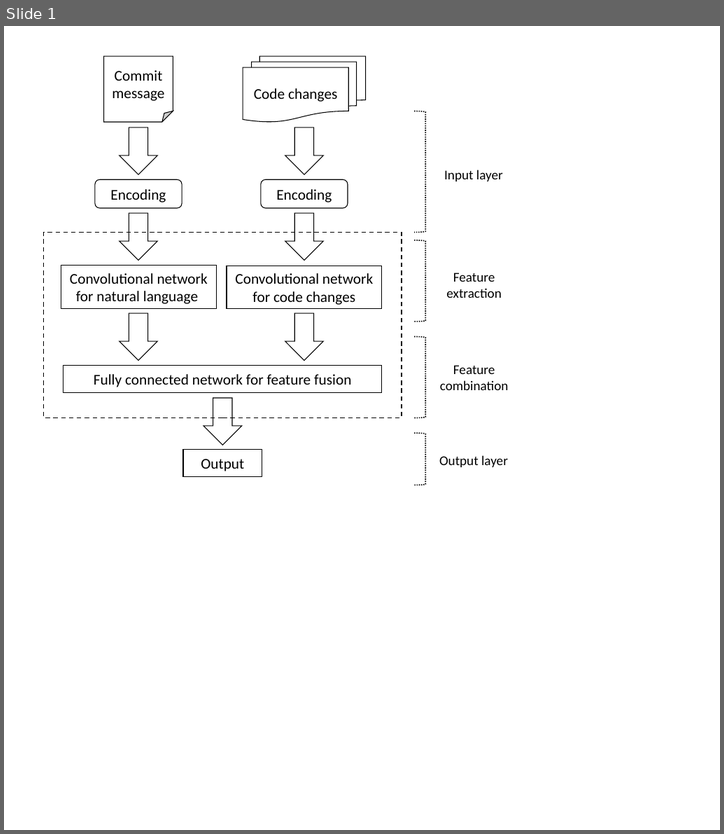
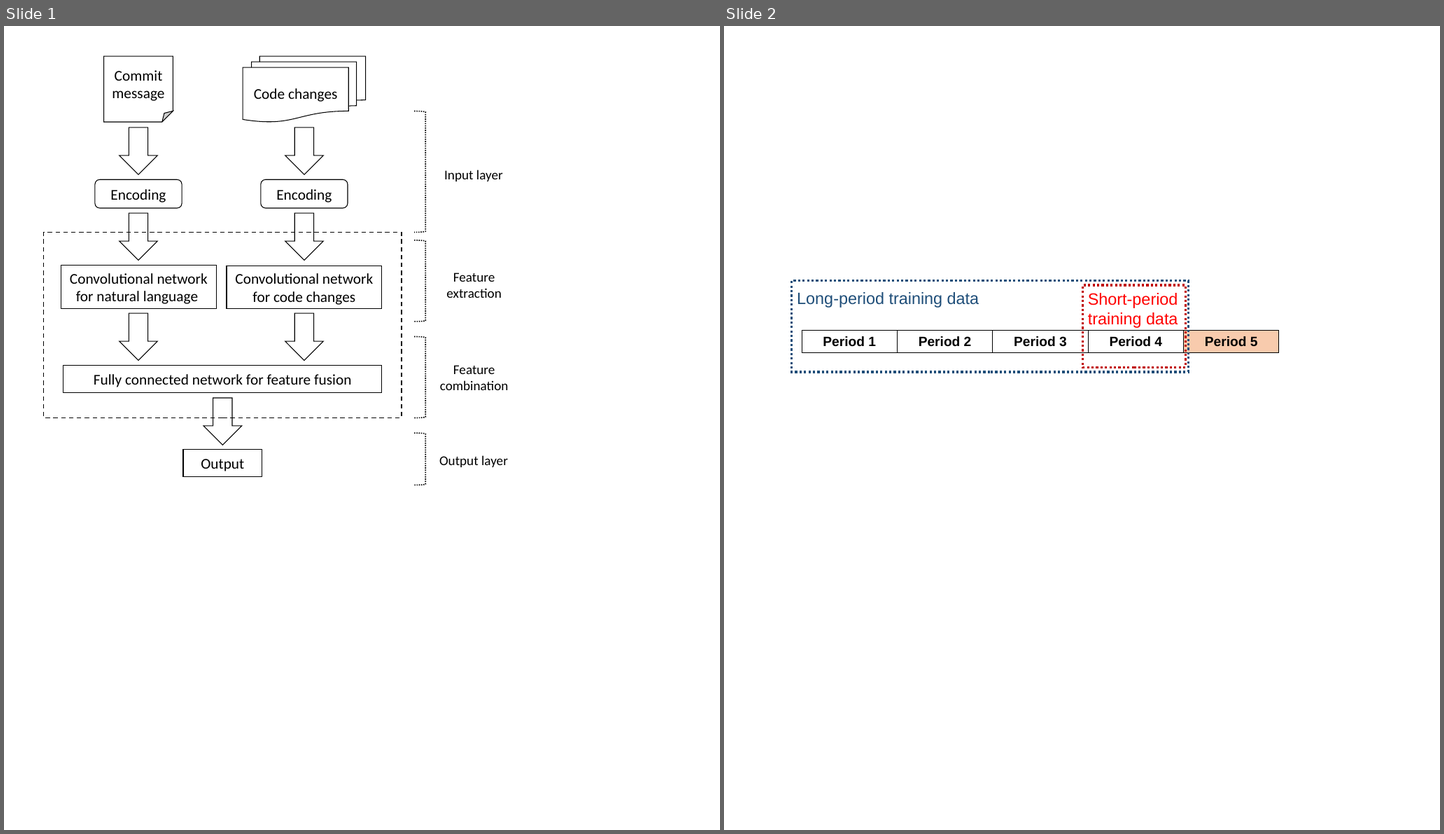
Before and after one commit to hvdthong/Just-in-time-DF-paper, a slide deck: figs/figures.pptx. Shown side by side, each under a label of ours: slide 1 before the commit, slides 1 and 2 after it. The pictures are 724x834 and 1444x834 pixels, drawn with LibreOffice and Linux fonts; fonts in the diff are those of the drawing. Boxes give left, top, right and bottom in pixels: in the first picture for what was removed or moved away, otherwise in the second. Text is boxed around its words. In the diff, an @@ line names an element or a change of style, - is before the commit and + after.

Commit message:
adding figures

```diff
--- a/figs/figures.pptx
+++ b/figs/figures.pptx
@@ slide 2 added at <box>724,26,1440,830</box>, background #FFFFFF @@
@@ rectangle added at <box>792,281,1189,372</box>, outline #1F4E79 3 pt dashed, 22 pt, text #1F4E79 @@
+Long-period training data
@@ rectangle added at <box>1083,285,1186,367</box>, outline #C00000 3 pt dashed, 22 pt, text #FF0000 @@
+Short-period training data
@@ table added at <box>802,330,1280,358</box>, 1 rows, 5 columns @@
+Period 1 | Period 2 | Period 3 | Period 4 | Period 5
```
